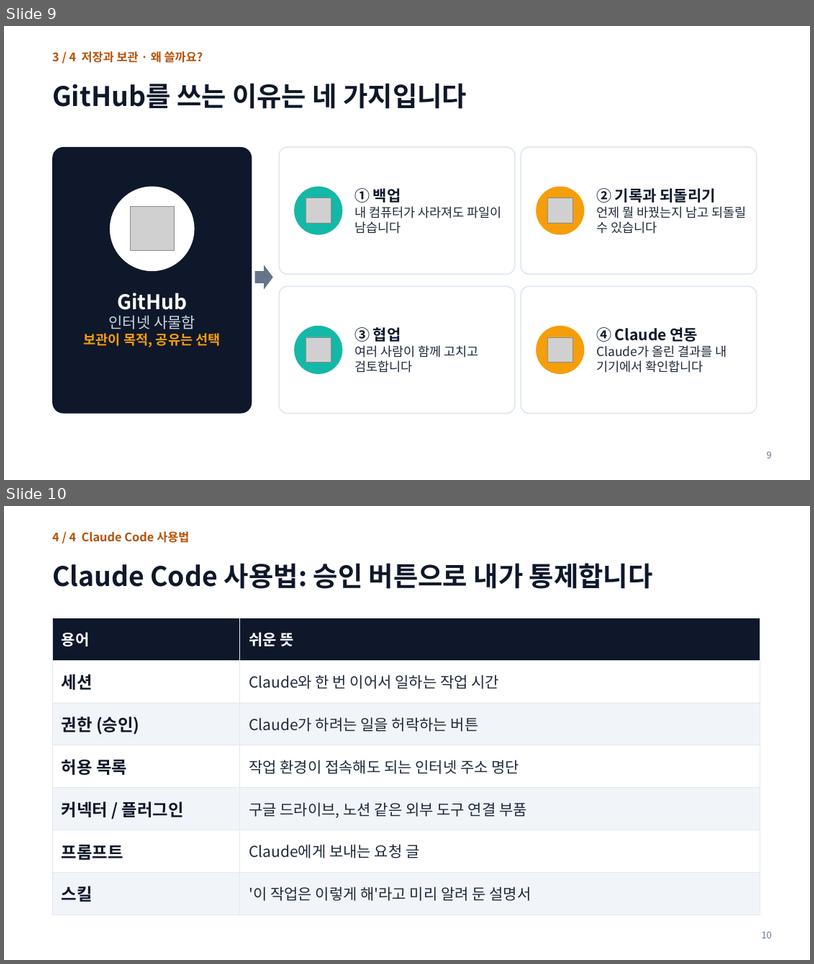
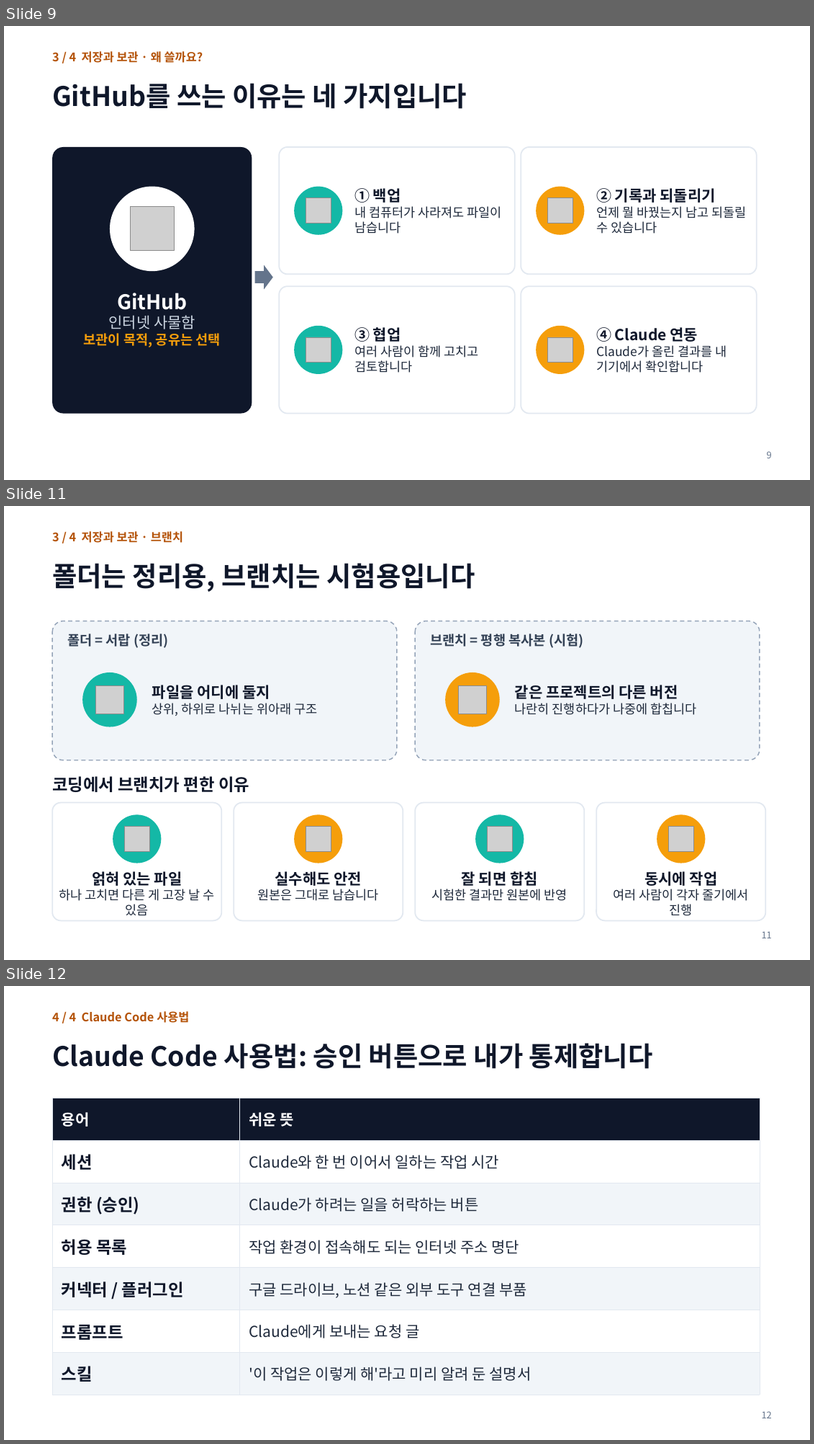
Before and after one commit to jacklee1763/Youtube-Downloader, a slide deck: slides/claude_code_terms.pptx. Shown one above the other, each under a label of ours: slides 9 and 10 before the commit, slides 9, 11 and 12 after it; the slides between them are not shown. The pictures are 814x964 and 814x1444 pixels, drawn with LibreOffice and Linux fonts; fonts in the diff are those of the drawing; grey boxes stand for pictures. Boxes give left, top, right and bottom in pixels: in the first picture for what was removed or moved away, otherwise in the second. Text is boxed around its words. In the diff, an @@ line names an element or a change of style, - is before the commit and + after.

```diff
--- a/slides/claude_code_terms.pptx
+++ b/slides/claude_code_terms.pptx
@@ slide 11 added at [4,506,810,960], background #FFFFFF @@
@@ text added at [52,531,183,543], 14 pt, text #B45309, bold @@
+3 / 4 저장과 보관 · 브랜치
@@ text added at [52,563,476,592], 32 pt, text #0F172A, bold @@
+폴더는 정리용, 브랜치는 시험용입니다
@@ rounded rectangle added at [52,621,397,760], fill #F1F5F9, outline #94A3B8 1.25 pt dashed @@
@@ text added at [67,633,168,648], 16 pt, text #334155, bold @@
+폴더 = 서랍 (정리)
@@ rounded rectangle added at [415,621,760,760], fill #F1F5F9, outline #94A3B8 1.25 pt dashed @@
@@ text added at [430,633,584,648], 16 pt, text #334155, bold @@
+브랜치 = 평행 복사본 (시험)
@@ ellipse added at [82,672,137,727], fill #14B8A6 @@
@@ ellipse added at [445,672,500,727], fill #F59E0B @@
@@ picture added at [96,686,124,714] @@
@@ text added at [152,685,317,716], 15 pt, text #1E293B @@
+파일을 어디에 둘지
+상위, 하위로 나뉘는 위아래 구조
@@ picture added at [459,686,487,714] @@
@@ text added at [515,685,697,715], 15 pt, text #1E293B @@
+같은 프로젝트의 다른 버전
+나란히 진행하다가 나중에 합칩니다
@@ text added at [52,776,250,792], 20 pt, text #0F172A, bold @@
+코딩에서 브랜치가 편한 이유
@@ rounded rectangle added at [52,803,221,921], fill #FFFFFF, outline #E2E8F0 1.5 pt @@
@@ rounded rectangle added at [234,803,404,921], fill #FFFFFF, outline #E2E8F0 1.5 pt @@
@@ rounded rectangle added at [415,803,585,921], fill #FFFFFF, outline #E2E8F0 1.5 pt @@
@@ rounded rectangle added at [597,803,766,921], fill #FFFFFF, outline #E2E8F0 1.5 pt @@
@@ ellipse added at [113,815,161,863], fill #14B8A6 @@
@@ picture added at [124,826,149,852] @@
@@ ellipse added at [294,815,343,863], fill #F59E0B @@
@@ picture added at [306,826,332,852] @@
@@ ellipse added at [476,815,525,863], fill #14B8A6 @@
@@ picture added at [487,826,513,852] @@
@@ ellipse added at [657,815,706,863], fill #F59E0B @@
@@ picture added at [669,826,694,852] @@
@@ text added at [59,871,215,915], 15 pt, text #1E293B @@
+얽혀 있는 파일
+하나 고치면 다른 게 고장 날 수 있음
@@ text added at [257,871,379,901], 15 pt, text #1E293B @@
+실수해도 안전
+원본은 그대로 남습니다
@@ text added at [432,871,568,901], 15 pt, text #1E293B @@
+잘 되면 합침
+시험한 결과만 원본에 반영
@@ text added at [613,871,749,916], 15 pt, text #1E293B @@
+동시에 작업
+여러 사람이 각자 줄기에서 진행
@@ page number added at [762,931,772,938], 11 pt, text #64748B @@
+11
@@ what was slide 10 is now slide 12 @@
@@ page number at [762,1411,772,1418]: text changed @@
-10
+12
```
Also in this commit, not shown: 1 other slide added, 1 other file.
